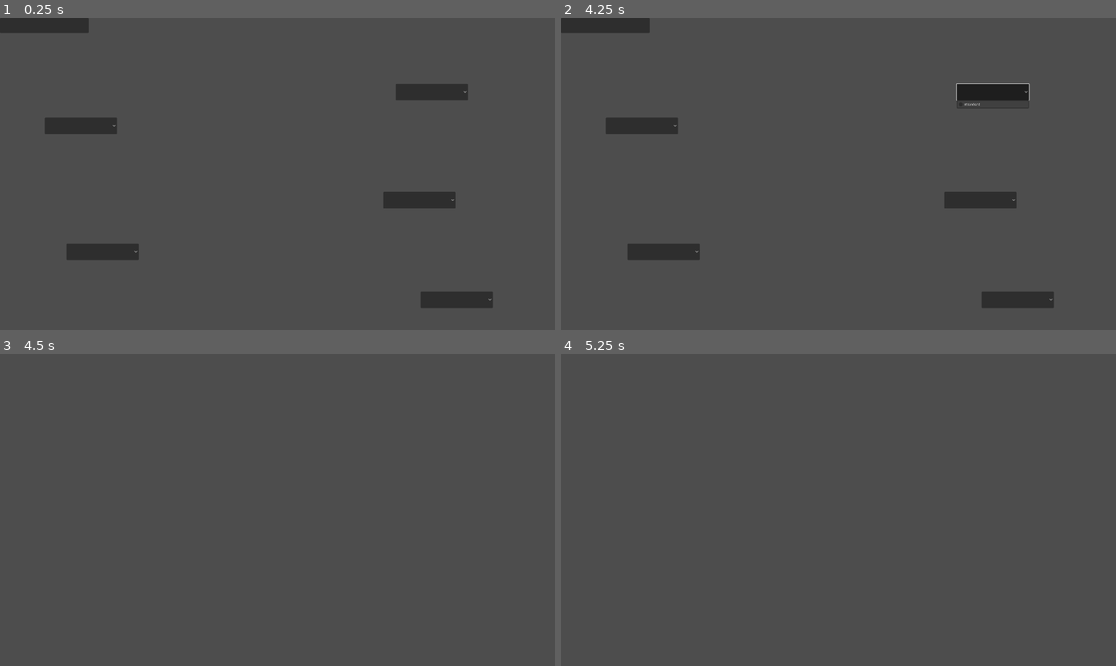
Above: before the commit, frames 1-4 (two rows, left to right).
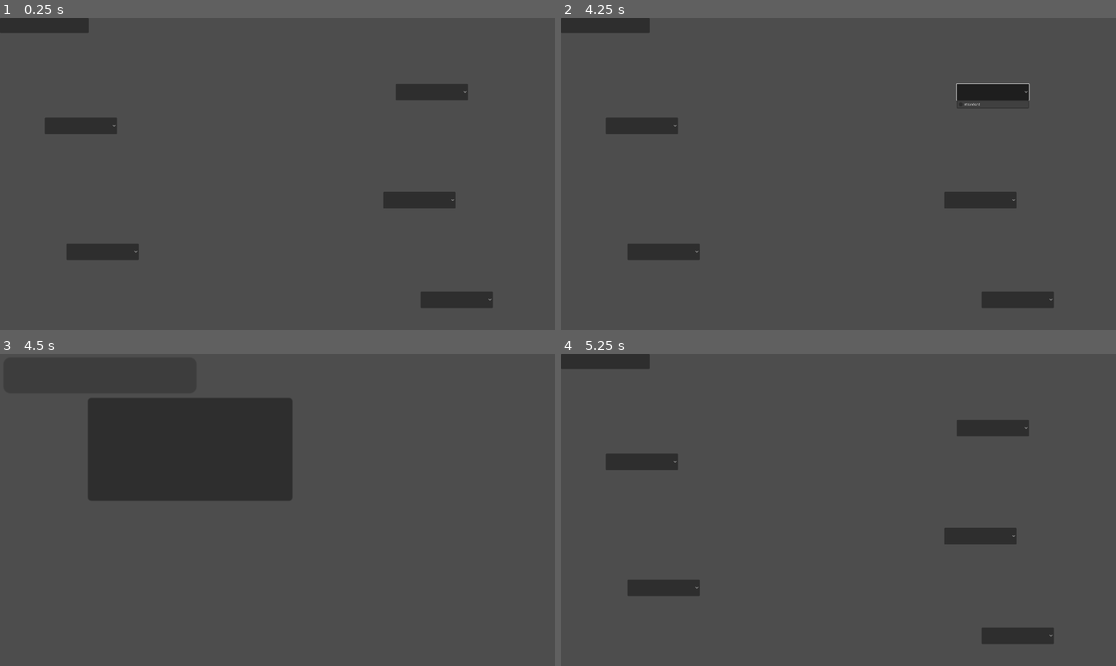
Above: after the commit, the same moments.

Repository: flowerFawn/Robot_game
Game: Godot game, scene res://limb_menu.tscn
The game is run twice, just before and just after one commit, with the same random seed, the same clock (stepped at 60 frames per second) and the same inputs.
Inputs (mouse positions are in pixels of both pictures, inside the frame that each line leads up to):
- Up to frame 1 (0.25 s): no input
- Up to frame 2 (4.25 s): click (660, 252) at 0.5 s; click (1016, 298) at 1.25 s; click (982, 198) at 2 s; click (644, 127) at 2.75 s; click (993, 92) at 3.5 s
- Up to frame 3 (4.5 s): click (44, 360) at 4.25 s
- Up to frame 4 (5.25 s): click (749, 450) at 5.02 s

Frames 1-2 are identical in both runs. In frame 3, 12% of the frame differs, in the area x 15-53%, y 14-47%; in frame 4, 4.1%.

Commit message:
more attempts at UI

Diff:
--- a/spawn_level.tscn
+++ b/spawn_level.tscn
@@ -9,37 +9,48 @@
 [sub_resource type="RectangleShape2D" id="RectangleShape2D_vphne"]
 size = Vector2(20, 166)
 
-[node name="SpawnLevel" type="Node2D"]
+[node name="Node" type="Node"]
 
-[node name="StaticBody2D" type="StaticBody2D" parent="." groups=["floor"]]
+[node name="SpawnLevel" type="Node2D" parent="."]
 
-[node name="CollisionShape2D" type="CollisionShape2D" parent="StaticBody2D"]
+[node name="StaticBody2D" type="StaticBody2D" parent="SpawnLevel" groups=["floor"]]
+
+[node name="CollisionShape2D" type="CollisionShape2D" parent="SpawnLevel/StaticBody2D"]
 position = Vector2(241, 0)
 shape = SubResource("RectangleShape2D_hjily")
 
-[node name="Player" parent="." instance=ExtResource("1_anqrn")]
+[node name="Player" parent="SpawnLevel" instance=ExtResource("1_anqrn")]
 position = Vector2(37, -21)
 
-[node name="StaticBody2D2" type="StaticBody2D" parent="."]
+[node name="StaticBody2D2" type="StaticBody2D" parent="SpawnLevel"]
 
-[node name="CollisionShape2D" type="CollisionShape2D" parent="StaticBody2D2"]
+[node name="CollisionShape2D" type="CollisionShape2D" parent="SpawnLevel/StaticBody2D2"]
 position = Vector2(111, -147)
 shape = SubResource("RectangleShape2D_vphne")
 
 [node name="CanvasLayer" type="CanvasLayer" parent="."]
+follow_viewport_enabled = true
 
 [node name="Button" type="Button" parent="CanvasLayer"]
 anchors_preset = -1
-anchor_left = 0.007
-anchor_top = -0.074
-anchor_right = 0.007
-anchor_bottom = -0.074
-offset_left = -153.44
-offset_top = -26.08
-offset_right = 153.56
-offset_bottom = 25.92
+anchor_left = -0.066
+anchor_top = -0.202
+anchor_right = 0.022
+anchor_bottom = -0.127
+offset_left = -0.279999
+offset_top = 0.160004
+offset_right = 7.72001
+offset_bottom = 8.16
+size_flags_horizontal = 4
 script = ExtResource("2_g7lwc")
 link_to = "res://limb_menu.tscn"
 metadata/_edit_use_anchors_ = true
 
+[node name="ProgressBar" type="ProgressBar" parent="CanvasLayer"]
+offset_left = -200.0
+offset_top = -253.0
+offset_right = -33.0
+offset_bottom = -222.0
+show_percentage = false
+
 [connection signal="pressed" from="CanvasLayer/Button" to="CanvasLayer/Button" method="_on_pressed"]
